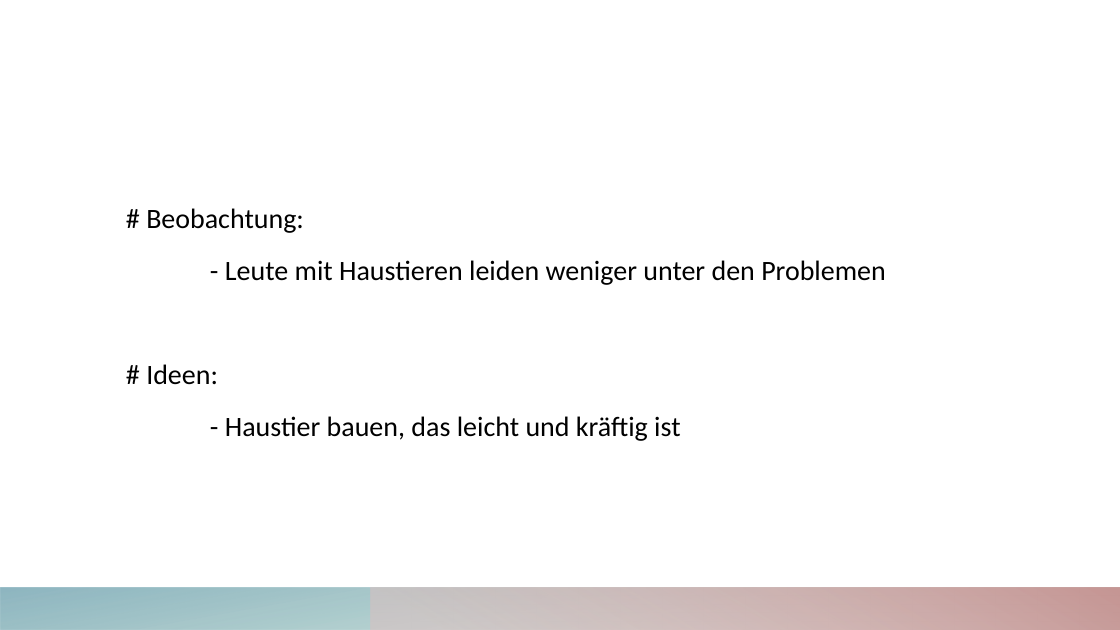
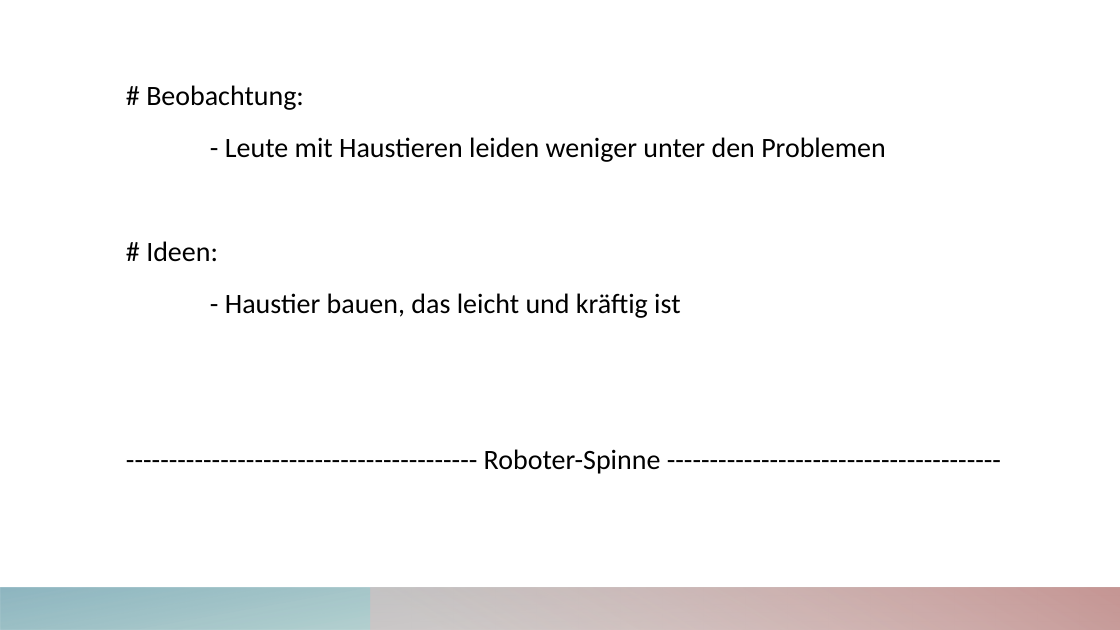
Before and after one commit to Escape9002/Hackdays, a slide deck: slide 4 of PräsentationsZeug/Präsentation.pptx. Drawn at 1120x630 pixels with LibreOffice and Linux fonts; fonts in the diff are those of the drawing. Boxes give left, top, right and bottom in pixels: in the first picture for what was removed or moved away, otherwise in the second. Text is boxed around its words. In the diff, an @@ line names an element or a change of style, - is before the commit and + after.

```diff
--- a/PräsentationsZeug/Präsentation.pptx
+++ b/PräsentationsZeug/Präsentation.pptx
@@ text "# Beobachtung:": place and size @@
-text "# Beobachtung:" at box(146, 208, 886, 441)
+text "# Beobachtung:" at box(146, 85, 886, 474)
@@ text at box(484, 449, 661, 474): paragraph added @@
+----------------------------------------- Roboter-Spinne ---------------------------------------
```
Also in this commit, not shown: 2 slides added.
